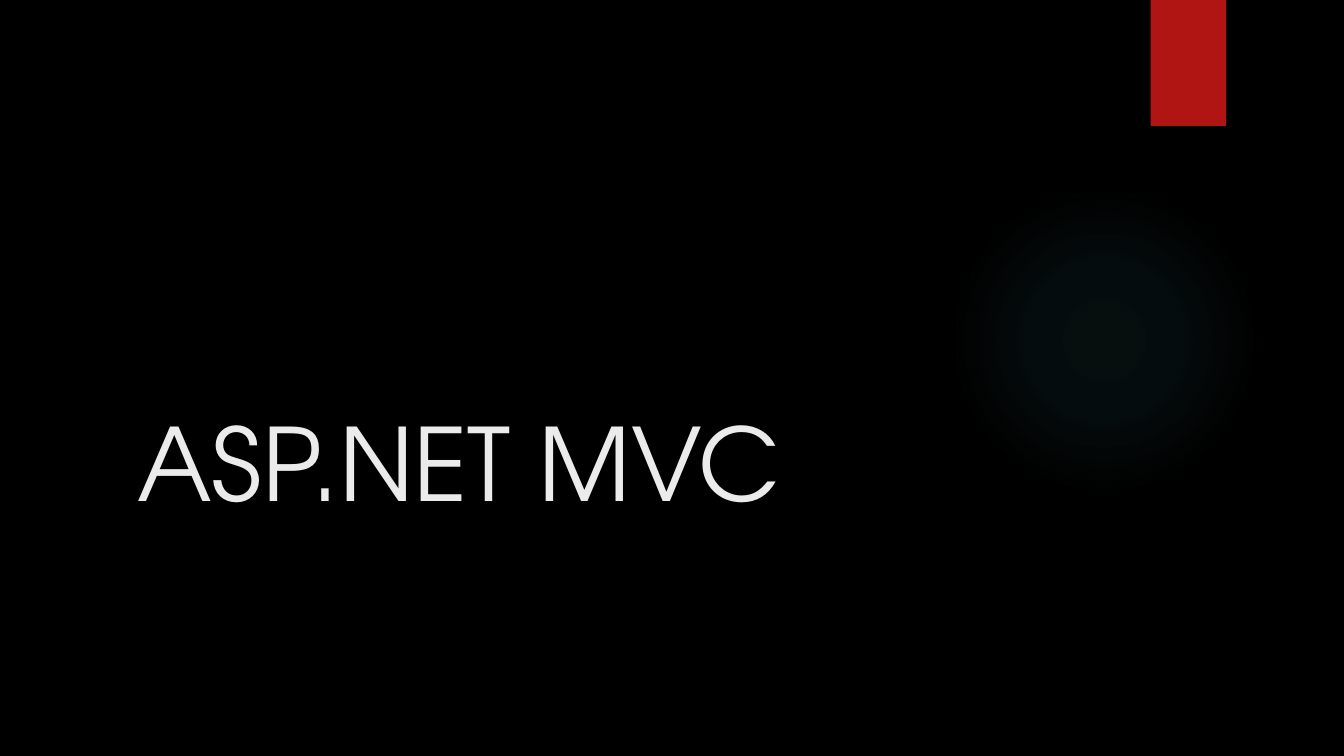
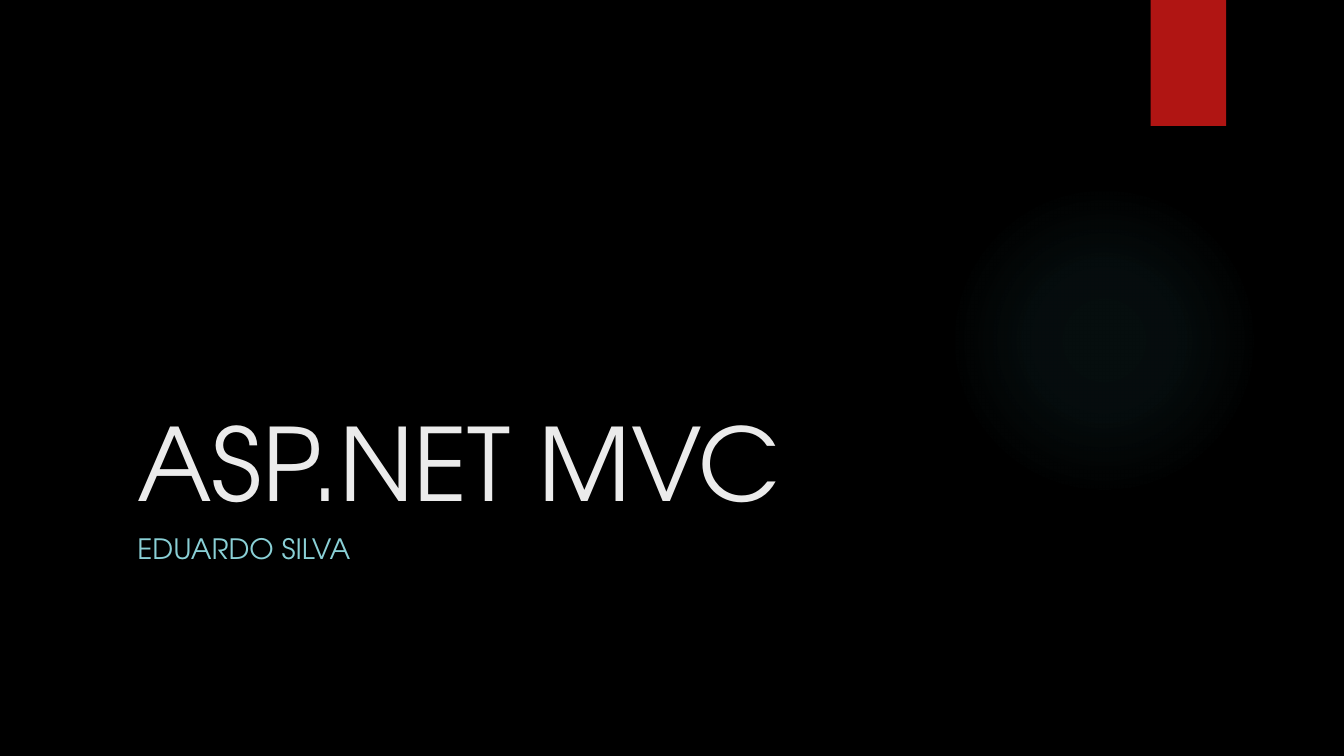
Before and after one commit to leolana/AspnetMvcLab, a slide deck: slide 1 of Presentation/AspNetMvc.pptx. Drawn at 1344x756 pixels with LibreOffice and Linux fonts; fonts in the diff are those of the drawing; background and template pictures are left out. Boxes give left, top, right and bottom in pixels: in the first picture for what was removed or moved away, otherwise in the second. Text is boxed around its words. In the diff, an @@ line names an element or a change of style, - is before the commit and + after.

```diff
--- a/Presentation/AspNetMvc.pptx
+++ b/Presentation/AspNetMvc.pptx
@@ subtitle added at (137,538,351,560), 20 pt, text #8AD0D6 @@
+EDUARDO SILVA
```
Also in this commit, not shown: 2 other slides changed.
